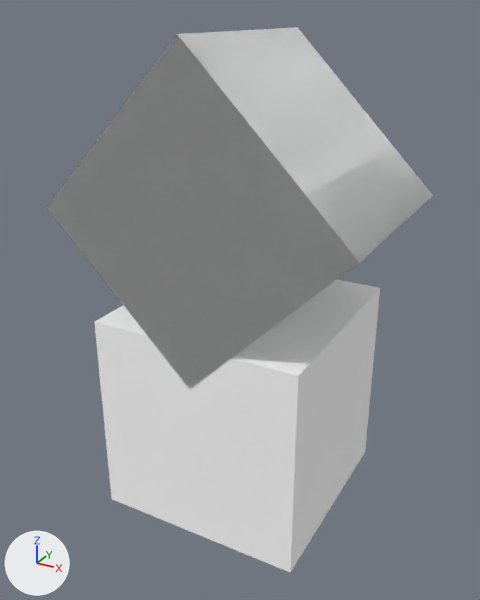
Before and after pictures for a commit that changed the glTF model VisualStudio/gltf-export/cubes.gltf.
Rendered twice from a 50 mm lens placed at (1.37, -2.55, 1.79), pointed at (-0.01, -0.04, 0.53). Every picture has the same lights, and +X, +Y and +Z are marked at lower left.
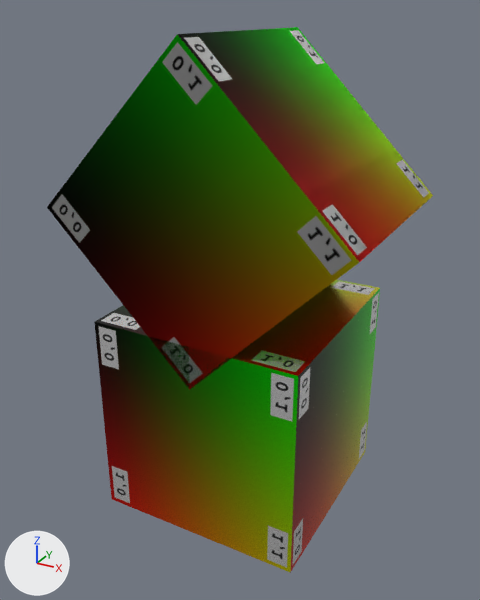
Pixel boxes [x1, y1, x2, y2] of what changed, in the pictures (480 x 600 px):
'Mesh_1', surface changed: [47, 27, 433, 573] in both
'Mesh_0', surface changed: [47, 27, 433, 389] in both

What the commit changed:
Picture 'testTexture.png' (img_testtexture_png) is new.
In material 'Material_0' (mat_material_0), base_color is no longer (1.0, 1.0, 1.0), white #ffffff.
In material 'Material_0' (mat_material_0), metallic goes from 1.0 to 0.0.
In material 'Material_0' (mat_material_0), texture is now set to img_testtexture_png.
In material 'Material_1' (mat_material_1), base_color is no longer (1.0, 1.0, 1.0), white #ffffff.
In material 'Material_1' (mat_material_1), texture is now set to img_testtexture_png.
In material 'Material_1' (mat_material_1), metallic goes from 1.0 to 0.84.
In material 'Material_1' (mat_material_1), roughness goes from 1.0 to 0.23.
